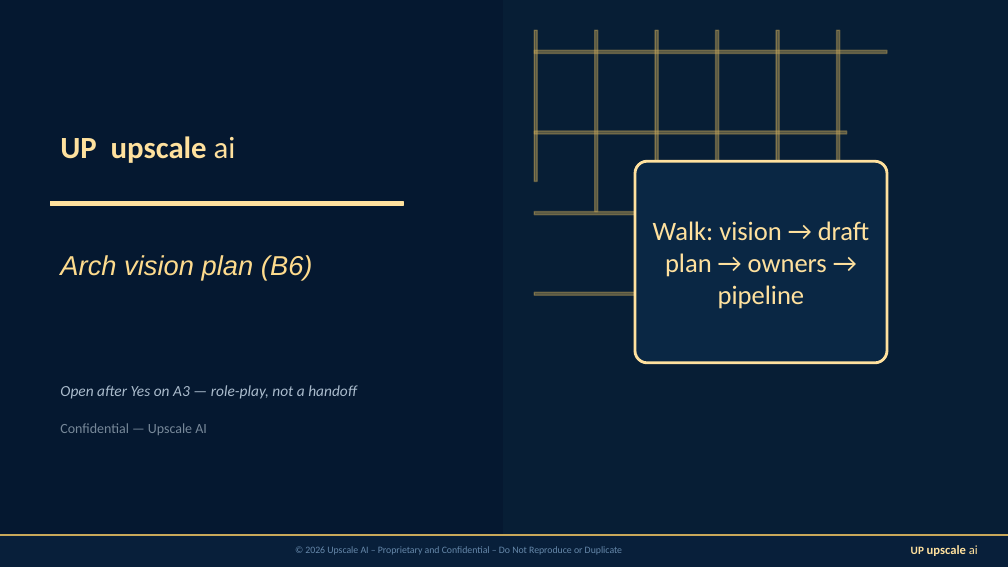
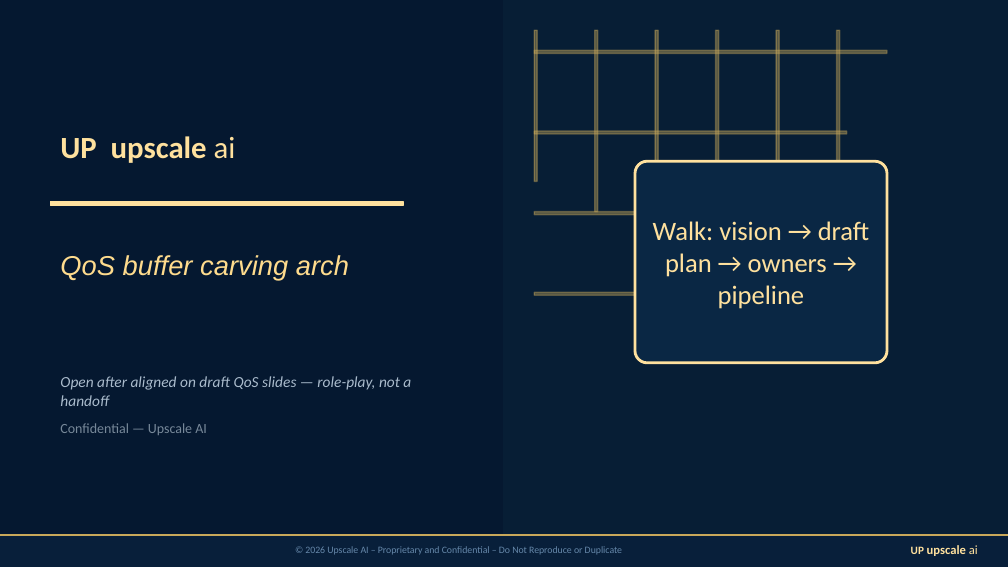
Before and after one commit to upscale-ai-network/agent-template, a slide deck: slide 1 of dt100/manager-arch-vision-b6.pptx. Drawn at 1008x567 pixels with LibreOffice and Linux fonts; fonts in the diff are those of the drawing. Boxes give left, top, right and bottom in pixels: in the first picture for what was removed or moved away, otherwise in the second. Text is boxed around its words. In the diff, an @@ line names an element or a change of style, - is before the commit and + after.

```diff
--- a/dt100/manager-arch-vision-b6.pptx
+++ b/dt100/manager-arch-vision-b6.pptx
@@ text at box(60, 255, 349, 280): text changed @@
-Arch vision plan (B6)
+QoS buffer carving arch
@@ text at box(60, 376, 411, 406): text changed @@
-Open after Yes on A3 — role-play, not a handoff
+Open after aligned on draft QoS slides — role-play, not a handoff
```
Also in this commit, not shown: 6 other slides changed, 20 other files.
